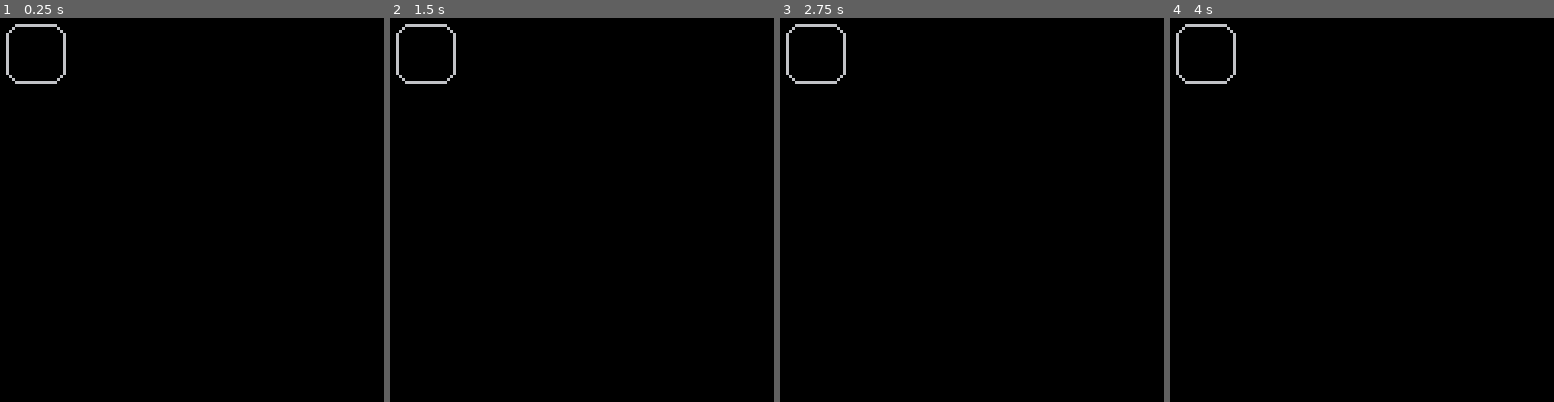
Above: before the commit, frames 1-4 (left to right).
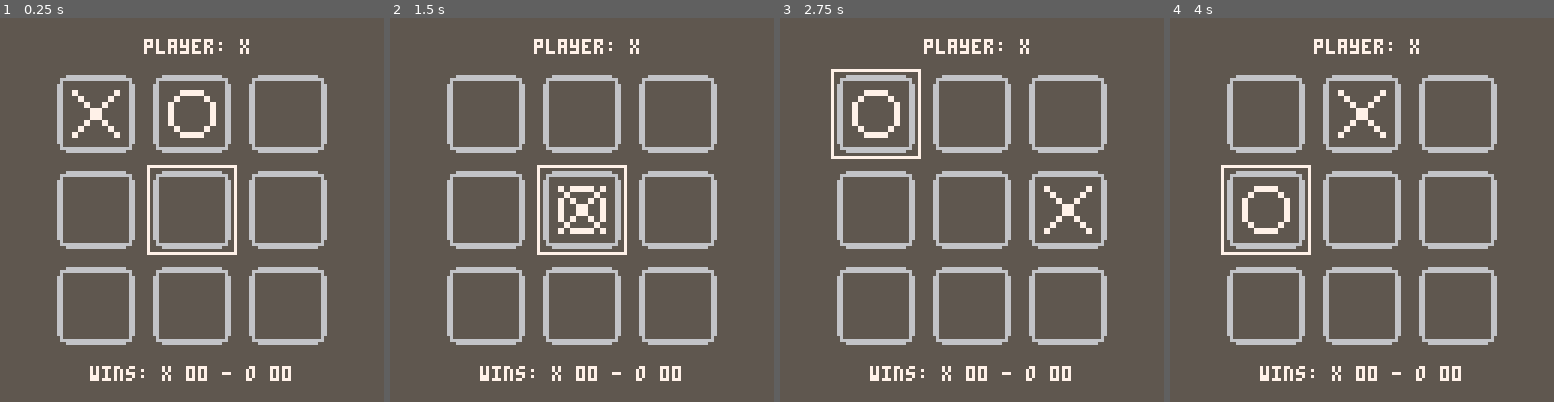
Above: after the commit, the same moments.

Repository: apa64/try-pico8
Game: PICO-8 cartridge tictactoe1.p8
Same seed, same stepped clock (60 frames per second), same inputs: the game is played once before the commit and once after it.
Inputs:
- Up to frame 1 (0.25 s): no input
- Up to frame 2 (1.5 s): tap X (X key) at 0.33, 1.07 s; tap O (Z key) at 0.7 s
- Up to frame 3 (2.75 s): hold Right 1.6-2.1 s; tap O (Z key) at 1.7, 2.1, 2.5 s; tap X (X key) at 1.85 s; hold Up 2.15-2.42 s; hold Right from 2.47 s (still down)
- Up to frame 4 (4 s): tap O (Z key) at 2.9, 3.3, 3.7 s; tap X (X key) at 2.97 s; release Right at 3.03 s; hold Left 3.08-3.58 s; hold Down 3.63-3.97 s

The runs differ from the first frame. In frame 1, 100% of the frame differs, in the area x 0-100%, y 0-100%; in frame 2, 100%; in frame 3, 100%; in frame 4, 100%.

Commit message:
drafting tic-tac-toe

Diff:
--- a/tictactoe1.p8
+++ b/tictactoe1.p8
@@ -14,29 +14,98 @@
 --     --> change_player
 --       --> select_cell
 
-function _draw()
-  cls(0)
-  draw_cell(0,0)
+-- cells:
+-- 16,16 48,16 80,16
+-- 16,48 48,48 80,48
+-- 16,80 48,80 80,80
+-- sprite x: 56,0
+-- sprite o: 64,0
+
+cell_width = 32
+o_screen_x = 48
+o_screen_y = 16
+x_screen_x = 16
+x_screen_y = 16
+
+function _init()
+  selected_x = 1
+  selected_y = 1
 end
 
-function draw_cell(x,y)
-  sspr(8,0,8,8,0,0,8,8)
-  sspr(16,0,8,8,8,0,8,8)
-  sspr(8,0,8,8,16,0,8,8,true)
-  sspr(24,0,8,8,0,8,8,8)
-  sspr(24,0,8,8,16,8,8,8,true)
-  sspr(8,0,8,8,0,16,8,8,false,true)
-  sspr(16,0,8,8,8,16,8,8,false,true)
-  sspr(8,0,8,8,16,16,8,8,true,true)
+function _update()
+  if btnp(0) then
+    selected_x = (selected_x - 1) % 3
+  end
+  if btnp(1) then
+    selected_x = (selected_x + 1) % 3
+  end
+  if btnp(2) then
+    selected_y = (selected_y - 1) % 3
+  end
+  if btnp(3) then
+    selected_y = (selected_y + 1) % 3
+  end
+  selected_screen_x = 16 + selected_x*cell_width
+  selected_screen_y = 16 + selected_y*cell_width
+  if (btnp(4)) then
+    o_screen_x = selected_screen_x
+    o_screen_y = selected_screen_y
+  end
+  if (btnp(5)) then
+    x_screen_x = selected_screen_x
+    x_screen_y = selected_screen_y
+  end
+end
+
+function _draw()
+  cls(5)
+  map(0, 0, 16, 16, 12, 12)
+  print("player: x", 48, 7, 7)
+  print("wins: x 00 - o 00", 30, 116, 7)
+  sspr(56, 0, 8, 8, x_screen_x + 8, x_screen_y + 8, 16, 16)
+  sspr(64, 0, 8, 8, o_screen_x + 8, o_screen_y + 8, 16, 16)
+
+  rect(selected_screen_x + 1,selected_screen_y + 1, selected_screen_x + cell_width - 2, selected_screen_y + cell_width - 2, 7)
+
+end
+
+function draw_cell(x, y)
+  local s = {}
+s.cor_x = 8
+s.cor_y = 0
+s.hor_x = 16
+s.hor_y = 0
+s.ver_x = 24
+s.ver_y = 0
+
+  sspr(s.cor_x, s.cor_y, 8, 8,  0*x,  0*y, 8, 8)
+  sspr(s.hor_x, s.hor_y, 8, 8,  8*x,  0, 8, 8)
+  sspr(s.cor_x, s.cor_y, 8, 8, 16*x,  0, 8, 8, true)
+  sspr(s.ver_x, s.ver_y, 8, 8,  0*x,  8, 8, 8)
+  sspr(s.ver_x, s.ver_y, 8, 8, 16*x,  8, 8, 8, true)
+  sspr(s.cor_x, s.cor_y, 8, 8,  0*x, 16, 8, 8, false, true)
+  sspr(s.hor_x, s.hor_y, 8, 8,  8*x, 16, 8, 8, false, true)
+  sspr(s.cor_x, s.cor_y, 8, 8, 16*x, 16, 8, 8, true, true)
 end
 __gfx__
-00000000000000000000000000600000000000000000000000000000000000000000000000000000000000000000000000000000000000000000000000000000
-00000000000000000000000000600000000000000000000000000000000000000000000000000000000000000000000000000000000000000000000000000000
-00700700000006666666666600600000000000000000000000000000000000000000000000000000000000000000000000000000000000000000000000000000
-00077000000060000000000000600000000000000000000000000000000000000000000000000000000000000000000000000000000000000000000000000000
-00077000000600000000000000600000000000000000000000000000000000000000000000000000000000000000000000000000000000000000000000000000
-00700700006000000000000000600000000000000000000000000000000000000000000000000000000000000000000000000000000000000000000000000000
-00000000006000000000000000600000000000000000000000000000000000000000000000000000000000000000000000000000000000000000000000000000
-00000000006000000000000000600000000000000000000000000000000000000000000000000000000000000000000000000000000000000000000000000000
+00000000000000000000000000066000000000000006600000066000700000070077770000000000000000000000000000000000000000000000000000000000
+00000000000000000000000000066000000000000006600000066000070000700700007000000000000000000000000000000000000000000000000000000000
+00700700000000000000000000066000000000000005650000565000007007007000000700000000000000000000000000000000000000000000000000000000
+00077000000005666666666600066000665000000000666666660000000770007000000700000000000000000000000000000000000000000000000000000000
+00077000000066666666666600066000666600000000056666500000000770007000000700000000000000000000000000000000000000000000000000000000
+00700700000565000000000000066000005650000000000000000000007007007000000700000000000000000000000000000000000000000000000000000000
+00000000000660000000000000066000000660000000000000000000070000700700007000000000000000000000000000000000000000000000000000000000
+00000000000660000000000000066000000660000000000000000000700000070077770000000000000000000000000000000000000000000000000000000000
 __map__
-0000000000000000000000010000000000000000000000000000000000000000000000000000000000000000000000000000000000000000000000000000000000000000000000000000000000000000000000000000000000000000000000000000000000000000000000000000000000000000000000000000000000000000
+0102020401020204010202040000000000000000000000000000000000000000000000000000000000000000000000000000000000000000000000000000000000000000000000000000000000000000000000000000000000000000000000000000000000000000000000000000000000000000000000000000000000000000
+0300000303000003030000030000000000000000000000000000000000000000000000000000000000000000000000000000000000000000000000000000000000000000000000000000000000000000000000000000000000000000000000000000000000000000000000000000000000000000000000000000000000000000
+0300000303000003030000030000000000000000000000000000000000000000000000000000000000000000000000000000000000000000000000000000000000000000000000000000000000000000000000000000000000000000000000000000000000000000000000000000000000000000000000000000000000000000
+0502020605020206050202060000000000000000000000000000000000000000000000000000000000000000000000000000000000000000000000000000000000000000000000000000000000000000000000000000000000000000000000000000000000000000000000000000000000000000000000000000000000000000
+0102020401020204010202040000000000000000000000000000000000000000000000000000000000000000000000000000000000000000000000000000000000000000000000000000000000000000000000000000000000000000000000000000000000000000000000000000000000000000000000000000000000000000
+0300000303000003030000030000000000000000000000000000000000000000000000000000000000000000000000000000000000000000000000000000000000000000000000000000000000000000000000000000000000000000000000000000000000000000000000000000000000000000000000000000000000000000
+0300000303000003030000030000000000000000000000000000000000000000000000000000000000000000000000000000000000000000000000000000000000000000000000000000000000000000000000000000000000000000000000000000000000000000000000000000000000000000000000000000000000000000
+0502020605020206050202060000000000000000000000000000000000000000000000000000000000000000000000000000000000000000000000000000000000000000000000000000000000000000000000000000000000000000000000000000000000000000000000000000000000000000000000000000000000000000
+0102020401020204010202040000000000000000000000000000000000000000000000000000000000000000000000000000000000000000000000000000000000000000000000000000000000000000000000000000000000000000000000000000000000000000000000000000000000000000000000000000000000000000
+0300000303000003030000030000000000000000000000000000000000000000000000000000000000000000000000000000000000000000000000000000000000000000000000000000000000000000000000000000000000000000000000000000000000000000000000000000000000000000000000000000000000000000
+0300000303000003030000030000000000000000000000000000000000000000000000000000000000000000000000000000000000000000000000000000000000000000000000000000000000000000000000000000000000000000000000000000000000000000000000000000000000000000000000000000000000000000
+0502020605020206050202060000000000000000000000000000000000000000000000000000000000000000000000000000000000000000000000000000000000000000000000000000000000000000000000000000000000000000000000000000000000000000000000000000000000000000000000000000000000000000
